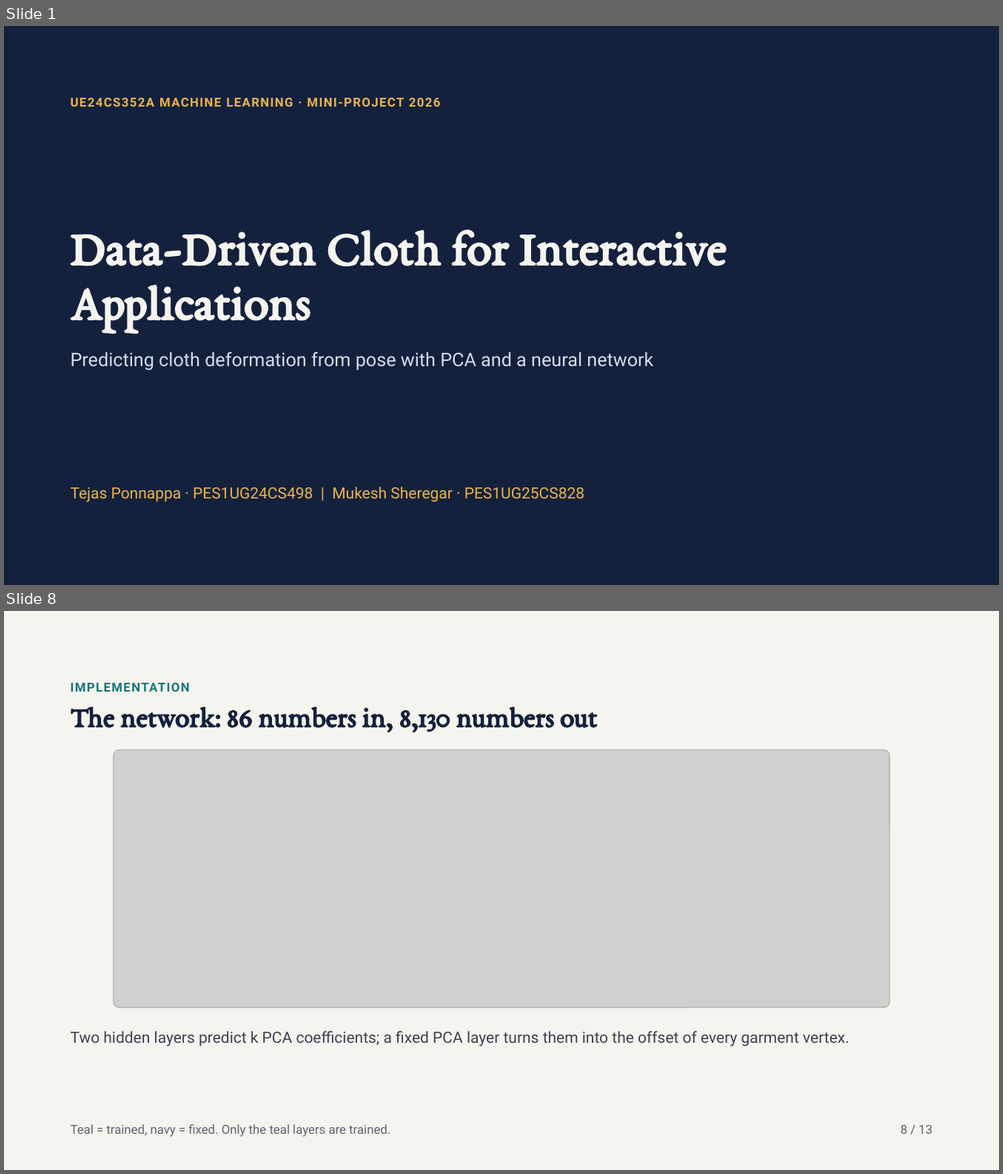
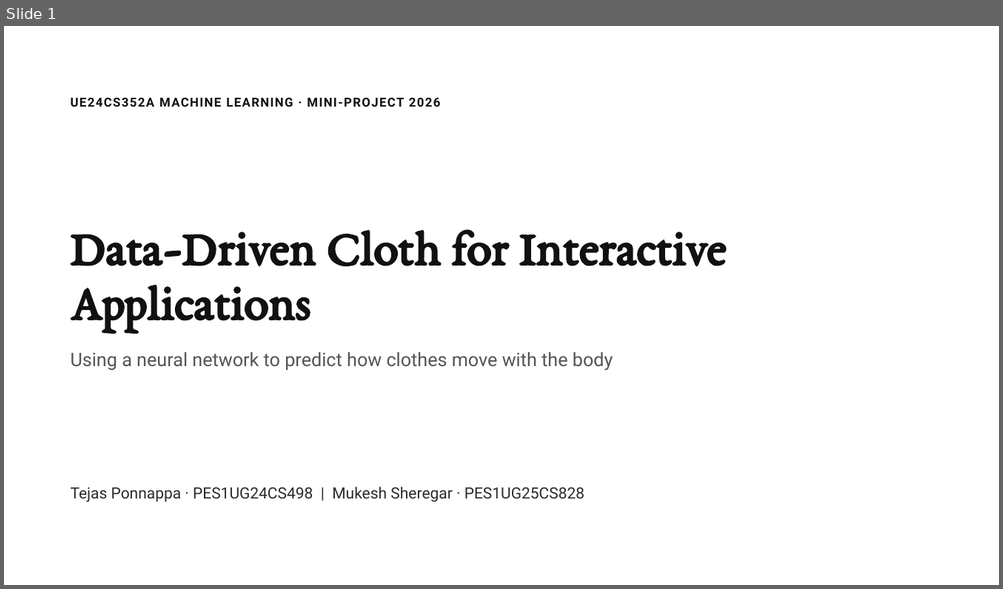
Before and after one commit to TejasPonnappa/data-driven-cloth-ml, a slide deck: docs/Data-Driven Cloth ML Mini-Project.pptx. Shown one above the other, each under a label of ours: slides 1 and 8 before the commit, slide 1 after it; the slides between them are not shown. The pictures are 1003x1174 and 1003x589 pixels, drawn with LibreOffice and Linux fonts; fonts in the diff are those of the drawing; grey boxes stand for pictures. Boxes give left, top, right and bottom in pixels: in the first picture for what was removed or moved away, otherwise in the second. Text is boxed around its words. In the diff, an @@ line names an element or a change of style, - is before the commit and + after.

```diff
--- a/docs/Data-Driven Cloth ML Mini-Project.pptx
+++ b/docs/Data-Driven Cloth ML Mini-Project.pptx
@@ slide 8 removed at (4, 611, 999, 1170), background #F6F4EE @@
@@ text removed at (71, 683, 190, 692) @@
-IMPLEMENTATION
@@ title removed at (71, 706, 597, 732) @@
-The network: 86 numbers in, 8,130 numbers out
@@ rounded rectangle removed at (113, 750, 891, 1008) @@
@@ rounded rectangle removed at (113, 750, 890, 1008) @@
@@ picture removed at (114, 750, 890, 1008) @@
@@ text removed at (71, 1031, 849, 1047) @@
-Two hidden layers predict k PCA coefficients; a fixed PCA layer turns them into the offset of every garment vertex.
@@ text removed at (71, 1125, 390, 1137) @@
-Teal = trained, navy = fixed. Only the teal layers are trained.
@@ text removed at (900, 1125, 932, 1134) @@
-8 / 13
@@ slide 1 changed as well @@
@@ background #14213D to #FFFFFF @@
@@ text "UE24CS352A MACHINE LEARNING · MINI-PROJECT ..." at (71, 98, 441, 107): text colour #E9B44C to #111111 @@
@@ title "Data-Driven Cloth for Interactive Applications" at (71, 230, 726, 332): text colour #F6F4EE to #111111 @@
@@ text at (71, 352, 613, 371): text changed; text colour #D5DCE8 to #555555 @@
-Predicting cloth deformation from pose with PCA and a neural network
+Using a neural network to predict how clothes move with the body
@@ text "Tejas Ponnappa · PES1UG24CS498 | ..." at (71, 487, 584, 503): text colour #E9B44C to #2B2B2B @@
```
Also in this commit, not shown: 1 other slide changed, 8 slides added, 10 other slides removed.
